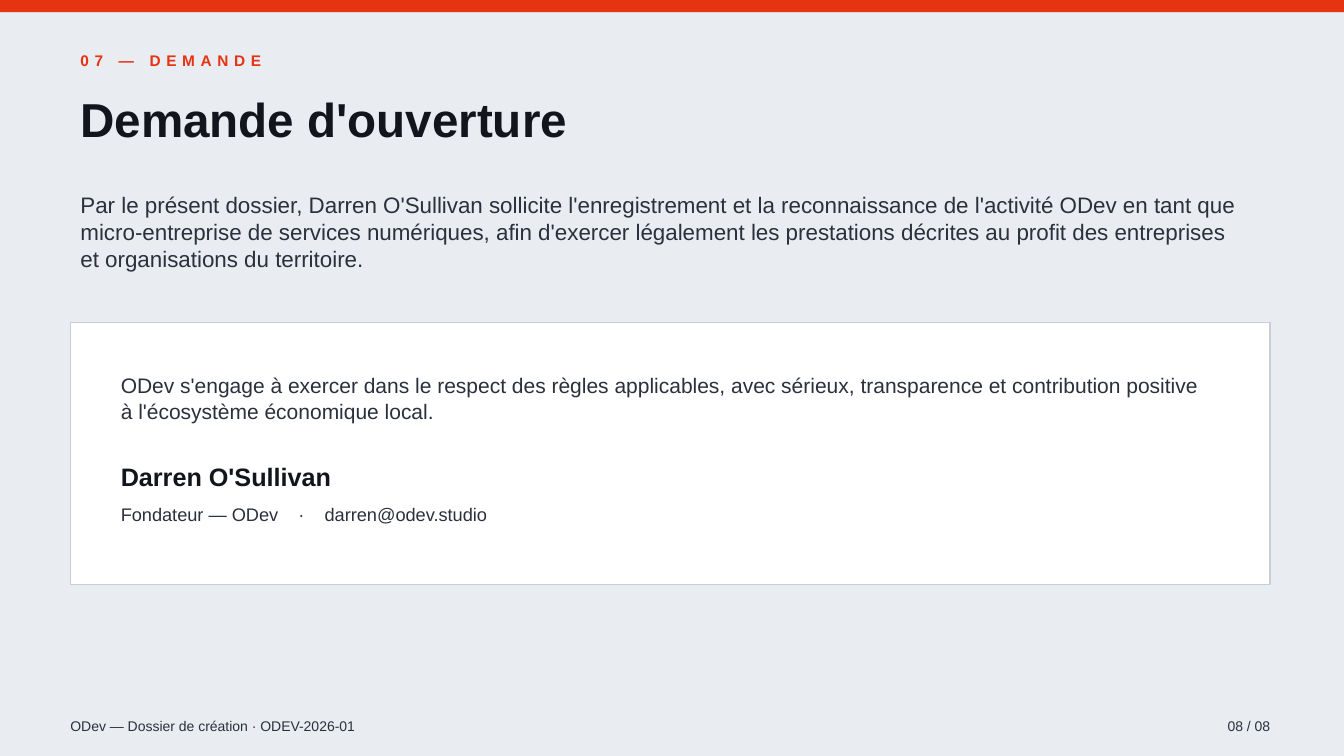
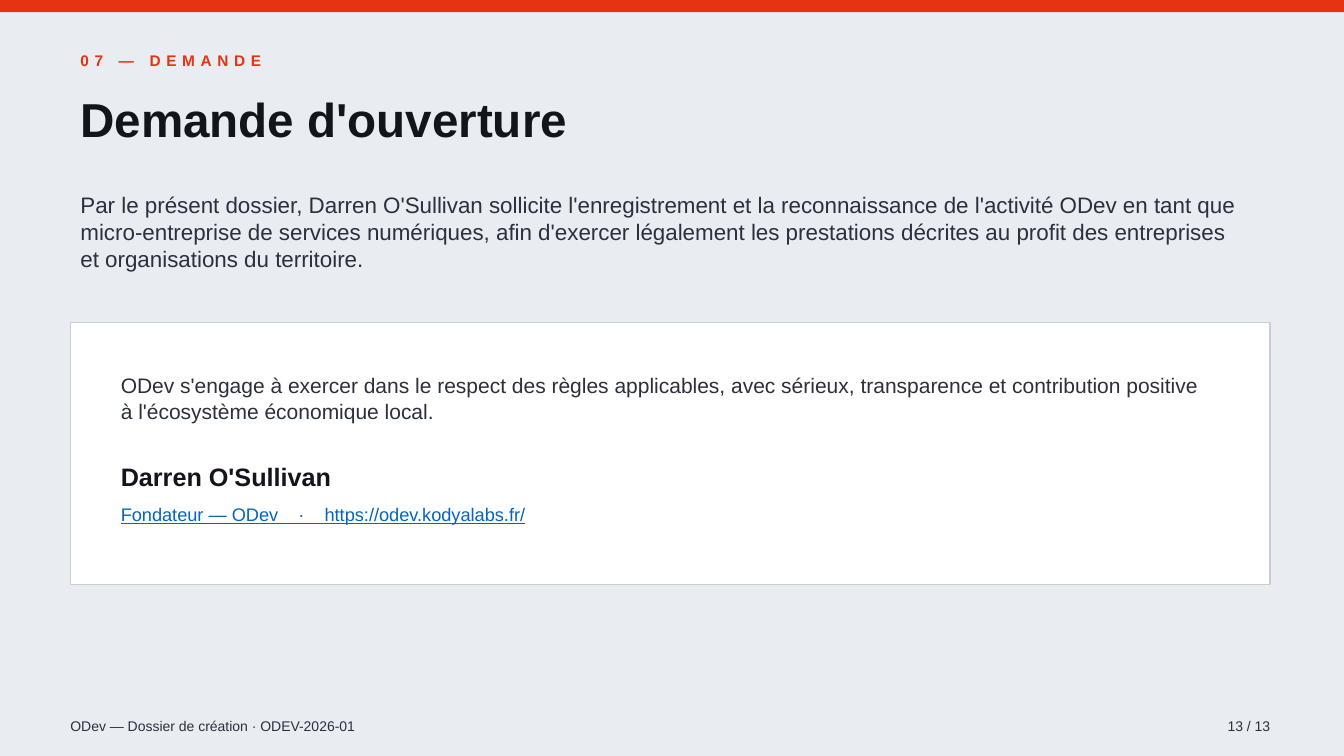
Before and after one commit to Flixbad/ODev, a slide deck: slide 13 of dossier-creation/export/ODev-Dossier-Creation.pptx (slide 8 before the commit). Drawn at 1344x756 pixels with LibreOffice and Linux fonts; fonts in the diff are those of the drawing. Boxes give left, top, right and bottom in pixels: in the first picture for what was removed or moved away, otherwise in the second. Text is boxed around its words. In the diff, an @@ line names an element or a change of style, - is before the commit and + after.

```diff
--- a/dossier-creation/export/ODev-Dossier-Creation.pptx
+++ b/dossier-creation/export/ODev-Dossier-Creation.pptx
@@ text at (121, 507, 526, 525): text changed; text colour #2A303C to #0563C1 @@
-Fondateur — ODev · darren@odev.studio
+Fondateur — ODev · https://odev.kodyalabs.fr/
@@ text at (1228, 721, 1271, 731): text changed @@
-08 / 08
+13 / 13
```
Also in this commit, not shown: 6 other slides changed, 5 slides added, 5 other files.
